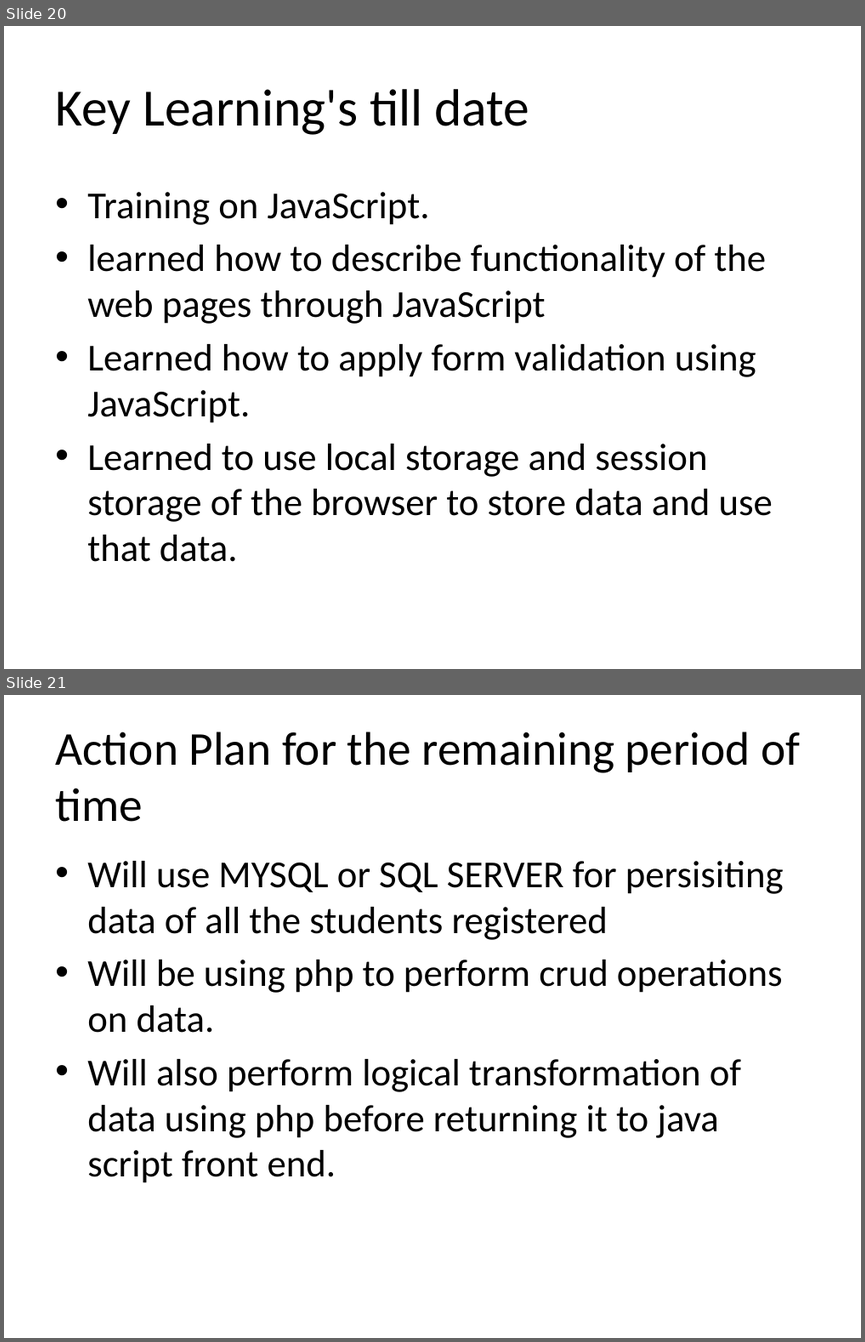
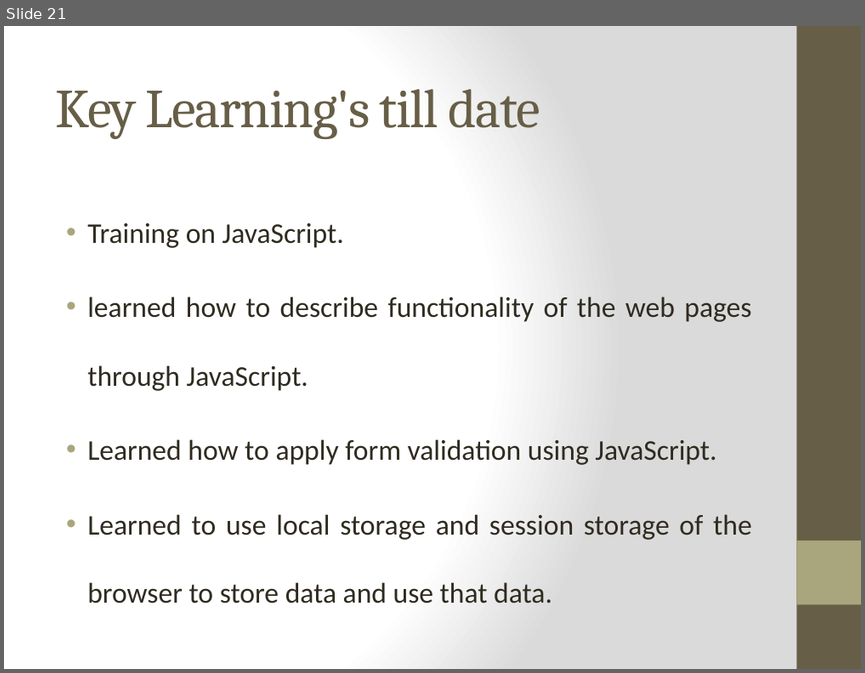
Before and after one commit to abhiyankgoyal/internshipProject, a slide deck: Internship Presentation.pptx. Shown one above the other, each under a label of ours: slides 20 and 21 before the commit, slide 21 after it. The pictures are 865x1342 and 865x673 pixels, drawn with LibreOffice and Linux fonts; fonts in the diff are those of the drawing; background and template pictures are left out. Boxes give left, top, right and bottom in pixels: in the first picture for what was removed or moved away, otherwise in the second. Text is boxed around its words. In the diff, an @@ line names an element or a change of style, - is before the commit and + after.

```diff
--- a/Internship Presentation.pptx
+++ b/Internship Presentation.pptx
@@ slide 21 removed at (4,695,861,1338), background #FFFFFF @@
@@ title removed at (55,732,800,822) @@
-Action Plan for the remaining period of time
@@ text removed at (87,861,783,1183) @@
-• Will use MYSQL or SQL SERVER for persisiting data of all the students registered
-• Will be using php to perform crud operations on data.
-• Will also perform logical transformation of data using php before returning it to java script front end.
@@ what was slide 20 is now slide 21 @@
@@ slide 21 changed as well @@
@@ background #FFFFFF to gradient #FFFFFF to #DADADA @@
@@ rectangle added at (796,26,861,669), fill #675E47 @@
@@ title "Key Learning's till date" at (55,89,540,139): size 44 to 46 pt, font Calibri to Cambria, text colour #000000 to #675E47, letter spacing 0 to -1 pt @@
@@ text at (87,223,752,603): size 32 to 24 pt, text colour #000000 to #2F2B20 in "Training on JavaScript.", "Learned how to apply form validation using ...", "Learned to use local storage and session ..."; alignment left to justified; indent changed; line spacing 1 to 2; less space between paragraphs @@
@@ text at (87,296,751,391): text changed; size 32 to 24 pt; text colour #000000 to #2F2B20 @@
-• learned how to describe functionality of the web pages through JavaScript
+• learned how to describe functionality of the web pages through JavaScript.
@@ rectangle added at (796,540,861,604), fill #A9A57C @@
```
Also in this commit, not shown: 16 other slides changed, 6 slides added, 3 other slides removed.
